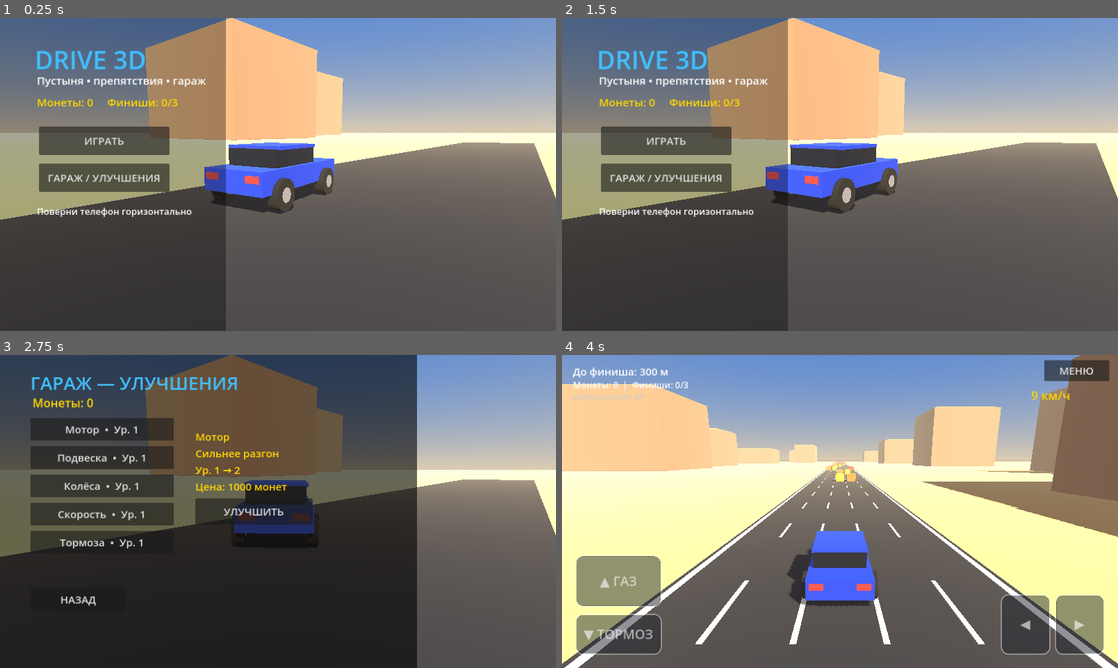
Above: before the commit, frames 1-4 (two rows, left to right).
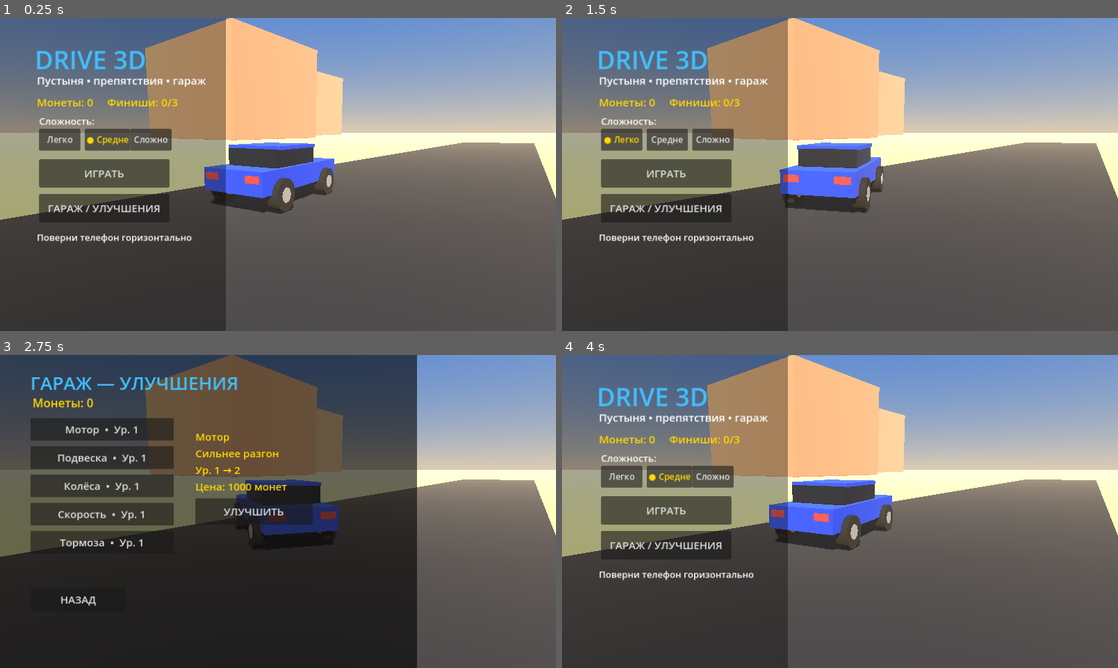
Above: after the commit, the same moments.

Repository: evolodenok-alt/drive-real-3d
Game: Godot game, scene res://Main.tscn
Two runs of this game, one before a commit and one after it. Both use one fixed random seed, a clock stepped at 60 frames per second and the inputs below.
Inputs (mouse positions are in pixels of both pictures, inside the frame that each line leads up to):
- Up to frame 1 (0.25 s): no input
- Up to frame 2 (1.5 s): click (623, 140) at 0.5 s, where only the run after the commit has a clickable "Легко"; click (1079, 33) at 1.25 s, where only the run before the commit has a clickable "МЕНЮ"
- Up to frame 3 (2.75 s): click "ГАРАЖ / УЛУЧШЕНИЯ" at 2 s
- Up to frame 4 (4 s): click "НАЗАД" at 2.75 s; click (667, 477) at 3.5 s, where only the run after the commit has a clickable "Средне"

The runs differ from the first frame. In frame 1, 3.8% of the frame differs, in the area x 6-35%, y 32-72%; in frame 2, 5.7%; in frame 3, 1.1%; in frame 4, 74%, in the area x 0-100%, y 0-100%.

Commit message:
Update main.gd

Diff:
--- a/main.gd
+++ b/main.gd
@@ -4,12 +4,19 @@
 const ROAD_LENGTH := 300.0
 const LANES := [-4.2, -2.1, 0.0, 2.1, 4.2]
 const FIRST_ROW_Z := 40.0
-const ROW_GAP_MIN := 20.0
-const ROW_GAP_MAX := 30.0
-const OBSTACLE_CHANCE := 0.5
+const OFFROAD_X := 6.2           # дальше этого по X от центра дороги — проигрыш
 const SHADOWS := true
 const START_COINS := 0          # стартовые монеты (для проверки гаража можно поставить 5000)
 const SAVE_PATH := "user://save.json"
+
+const DIFFICULTY_NAMES := ["Легко", "Средне", "Сложно"]
+# size — размер коробки; min/max — сколько полос из 5 перекрыто в ряду;
+# gap_min/gap_max — расстояние между рядами; reward — множитель наград
+const DIFFICULTY_SETTINGS := {
+    "Легко": {"size": Vector3(1.0, 1.0, 1.0), "min": 1, "max": 2, "gap_min": 28.0, "gap_max": 40.0, "reward": 0.7},
+    "Средне": {"size": Vector3(1.3, 1.2, 1.3), "min": 2, "max": 3, "gap_min": 22.0, "gap_max": 32.0, "reward": 1.0},
+    "Сложно": {"size": Vector3(1.6, 1.4, 1.6), "min": 4, "max": 4, "gap_min": 20.0, "gap_max": 30.0, "reward": 1.5},
+}
 
 const UPGRADE_NAMES := ["Мотор", "Подвеска", "Колёса", "Скорость", "Тормоза"]
 const UPGRADE_INFO := {
@@ -24,6 +31,7 @@
 var finishes := 0
 var levels := {"Мотор": 1, "Подвеска": 1, "Колёса": 1, "Скорость": 1, "Тормоза": 1}
 var selected_upgrade := "Мотор"
+var difficulty := "Средне"
 var mode := "menu"
 var car: VehicleBody3D
 var wheels: Array[VehicleWheel3D] = []
@@ -57,7 +65,7 @@
 # ======================= СОХРАНЕНИЕ =======================
 
 func _save_game() -> void:
-    var data := {"coins": coins, "finishes": finishes, "levels": levels}
+    var data := {"coins": coins, "finishes": finishes, "levels": levels, "difficulty": difficulty}
     var f := FileAccess.open(SAVE_PATH, FileAccess.WRITE)
     if f == null:
         return
@@ -76,6 +84,9 @@
         return
     coins = int(parsed.get("coins", 0))
     finishes = int(parsed.get("finishes", 0))
+    var saved_diff := str(parsed.get("difficulty", "Средне"))
+    if DIFFICULTY_SETTINGS.has(saved_diff):
+        difficulty = saved_diff
     var saved_levels = parsed.get("levels", {})
     if typeof(saved_levels) == TYPE_DICTIONARY:
         for n in UPGRADE_NAMES:
@@ -240,8 +251,8 @@
     if p.y < -15.0:
         finish_run(false, "Ты улетел с трассы!")
         return
-    if absf(p.x) > 150.0:
-        finish_run(false, "Ты уехал за пределы карты!")
+    if absf(p.x) > OFFROAD_X:
+        finish_run(false, "Ты выехал с трассы!")
         return
     if car.global_transform.basis.y.y < 0.3:
         flip_timer += delta
@@ -299,7 +310,6 @@
     # speed — скорость ДО удара (после столкновения машина уже почти стоит)
     if body.is_in_group("obstacle") and speed > 5.0:
         call_deferred("finish_run", false, "Ты врезался в препятствие!")
-
 # ======================= ИНТЕРФЕЙС =======================
 
 func _clear_ui() -> void:
@@ -368,13 +378,26 @@
     _label(ui, "DRIVE 3D", Vector2(80, 55), 58, Color(0.25, 0.75, 1.0))
     _label(ui, "Пустыня • препятствия • гараж", Vector2(85, 125), 25)
     _label(ui, "Монеты: %d     Финиши: %d/3" % [coins, finishes % 3], Vector2(85, 175), 25, Color.GOLD)
-    _button(ui, "ИГРАТЬ", Vector2(90, 250), Vector2(300, 65), start_run)
-    _button(ui, "ГАРАЖ / УЛУЧШЕНИЯ", Vector2(90, 335), Vector2(300, 65), show_upgrades)
-    _label(ui, "Поверни телефон горизонтально", Vector2(85, 430), 21)
+    _label(ui, "Сложность:", Vector2(90, 222), 22)
+    for i in range(DIFFICULTY_NAMES.size()):
+        var dn: String = DIFFICULTY_NAMES[i]
+        var db := _button(ui, dn, Vector2(90 + i * 105, 255), Vector2(95, 50), func(): _set_difficulty(dn))
+        db.add_theme_font_size_override("font_size", 20)
+        if dn == difficulty:
+            db.text = "● " + dn
+            db.add_theme_color_override("font_color", Color.GOLD)
+    _button(ui, "ИГРАТЬ", Vector2(90, 325), Vector2(300, 65), start_run)
+    _button(ui, "ГАРАЖ / УЛУЧШЕНИЯ", Vector2(90, 405), Vector2(300, 65), show_upgrades)
+    _label(ui, "Поверни телефон горизонтально", Vector2(85, 490), 21)
     camera_3d.fov = 55.0
     camera_3d.position = Vector3(4.2, 2.0, 7.0)
     camera_3d.look_at(Vector3(-1.6, 0.7, 0.0), Vector3.UP)
     _make_menu_world()
+
+func _set_difficulty(name: String) -> void:
+    difficulty = name
+    _save_game()
+    show_menu()
 
 func show_upgrades() -> void:
     mode = "upgrades"
@@ -485,6 +508,7 @@
     touch_zones[action] = rect
     touch_pads[action] = pad
     pad.modulate.a = 0.6
+
 # ======================= ПРИМИТИВЫ =======================
 
 func _mat(c: Color, metallic: float = 0.0, rough: float = 0.8, emission: float = 0.0) -> StandardMaterial3D:
@@ -521,7 +545,6 @@
     instance.material_override = mat
     parent.add_child(instance)
     return instance
-
 # ======================= МИР =======================
 
 func _make_sky_and_light() -> void:
@@ -609,20 +632,28 @@
     _make_finish()
 
 func _make_obstacles() -> void:
+    var cfg: Dictionary = DIFFICULTY_SETTINGS[difficulty]
+    var size: Vector3 = cfg["size"]
     var crate_colors := [Color(0.9, 0.45, 0.1), Color(0.8, 0.2, 0.15), Color(0.9, 0.7, 0.15)]
+    var free_idx := 2          # для сложного: единственный свободный проход (индекс полосы)
     var z := -FIRST_ROW_Z
     while z > -(ROAD_LENGTH - 25.0):
-        var free: Array = LANES.duplicate()
-        free.shuffle()
-        var blocked := 0
-        for lane in free:
-            if blocked >= 3:
-                break
-            if randf() < OBSTACLE_CHANCE:
-                var c: Color = crate_colors[randi() % crate_colors.size()]
-                _static_box(Vector3(lane, 0.7, z), Vector3(1.6, 1.4, 1.6), _mat(c, 0.0, 0.7), "obstacle")
-                blocked += 1
-        z -= randf_range(ROW_GAP_MIN, ROW_GAP_MAX)
+        var count: int = randi_range(int(cfg["min"]), int(cfg["max"]))
+        var blocked_idx: Array = []
+        if count >= LANES.size() - 1:
+            # ОДИН проход на ряд; следующий проход не дальше 2 полос от прошлого
+            free_idx = clampi(free_idx + randi_range(-2, 2), 0, LANES.size() - 1)
+            for i in range(LANES.size()):
+                if i != free_idx:
+                    blocked_idx.append(i)
+        else:
+            var idxs: Array = range(LANES.size())
+            idxs.shuffle()
+            blocked_idx = idxs.slice(0, count)
+        for i in blocked_idx:
+            var c: Color = crate_colors[randi() % crate_colors.size()]
+            _static_box(Vector3(LANES[i], size.y / 2.0, z), size, _mat(c, 0.0, 0.7), "obstacle")
+        z -= randf_range(float(cfg["gap_min"]), float(cfg["gap_max"]))
 
 func _make_finish() -> void:
     var z := -ROAD_LENGTH
@@ -728,15 +759,16 @@
         dist = mini(dist, int(ROAD_LENGTH))
         car.engine_force = 0.0
         car.brake = 30.0
+    var mult: float = float(DIFFICULTY_SETTINGS[difficulty]["reward"])
     var reward := 0
     var bonus := 0
     if success:
         finishes += 1
-        reward = 600
+        reward = int(600.0 * mult)
         if finishes % 3 == 0:
-            bonus = 1500
+            bonus = int(1500.0 * mult)
     else:
-        reward = int(dist * 1.5)
+        reward = int(float(dist) * 1.5 * mult)
     coins += reward + bonus
     last_result = {"success": success, "reason": reason, "dist": dist, "reward": reward, "bonus": bonus}
     held.clear()
@@ -755,7 +787,7 @@
     _label_c(title, y, 64, title_color)
     if not ok:
         _label_c(str(last_result.get("reason", "")), y + 85.0, 28)
-    _label_c("Проехал: %d м" % int(last_result.get("dist", 0)), y + 135.0, 28)
+    _label_c("Сложность: %s   •   Проехал: %d м" % [difficulty, int(last_result.get("dist", 0))], y + 135.0, 28)
     var reward: int = int(last_result.get("reward", 0))
     var bonus: int = int(last_result.get("bonus", 0))
     var line := "Награда: +%d монет" % reward
